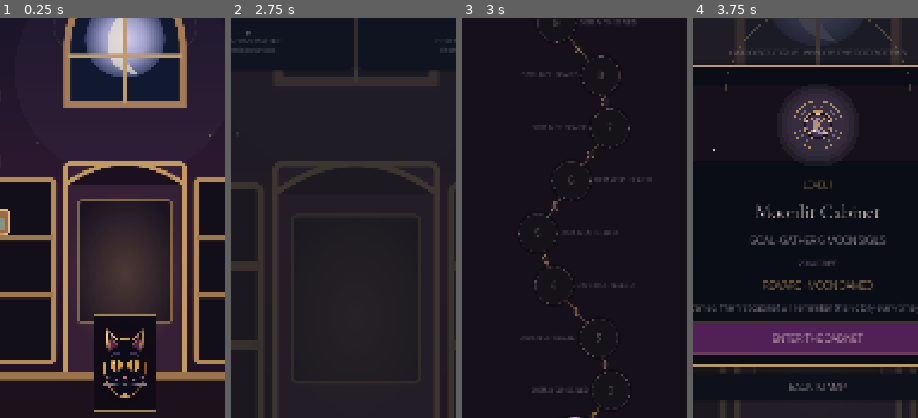
Above: before the commit, frames 1-4 (left to right).
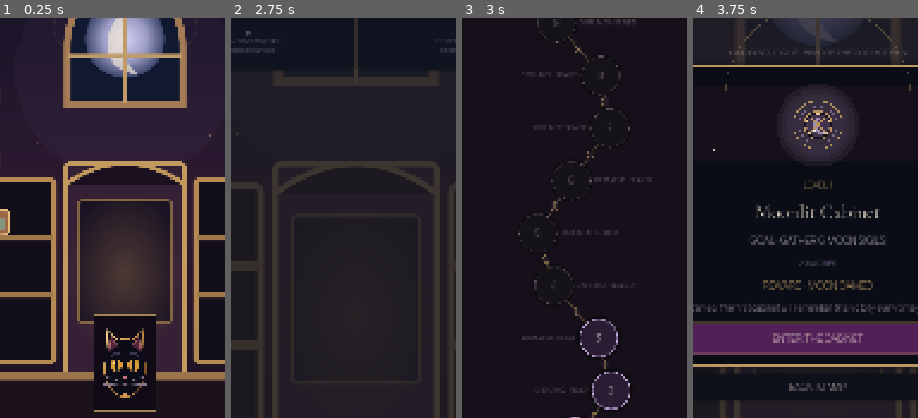
Above: after the commit, the same moments.

Repository: Jay-prodesign/akilta-match3
Game: Godot game, scene res://src/app/app_bootstrap.tscn
The game is run twice, just before and just after one commit, with the same random seed, the same clock (stepped at 60 frames per second) and the same inputs.
Inputs:
- Up to frame 1 (0.25 s): no input
- Up to frame 2 (2.75 s): click "RELIQUARY · 0 / 3" at 0.5 s; click "BACK TO THE HOUSE" at 1.25 s; click "OPEN CURIO MAP" at 2 s
- Up to frame 3 (3 s): click "✦ CURIO BOUTIQUE Rare finds ·…" at 2.75 s
- Up to frame 4 (3.75 s): click "1" at 3.5 s
The pictures show only the part of the screen within x 22-72%, y 24-74%; the shares and areas given below are measured in that part.

Frames 1-2 are identical in both runs. In frame 3, 2.8% of the frame differs, in the area x 25-75%, y 75-98%; in frame 4, nothing differs.

Commit message:
fix(scope): preserve founder-authorized three-level review build against stale D-027 gate

Diff:
--- a/src/app/app_bootstrap.gd
+++ b/src/app/app_bootstrap.gd
@@ -29,7 +29,8 @@
 var _current_screen: Node
 var _settings_screen: Node
 var _pending_level_number: int = 0
-const TEST_LEVEL_COUNT := 1
+## Founder explicitly authorized Levels 1–3 to be playable in this review build.
+const TEST_LEVEL_COUNT := 3
 
 @onready var screen_host: Node = $ScreenHost
 
